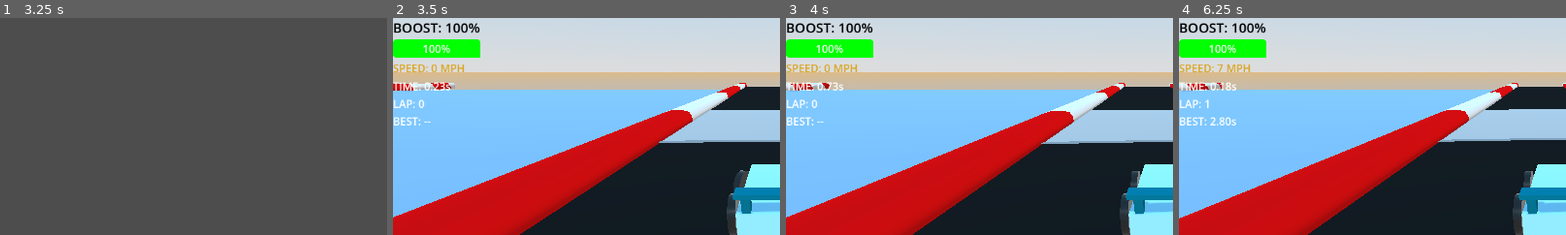
Above: before the commit, frames 1-4 (left to right).
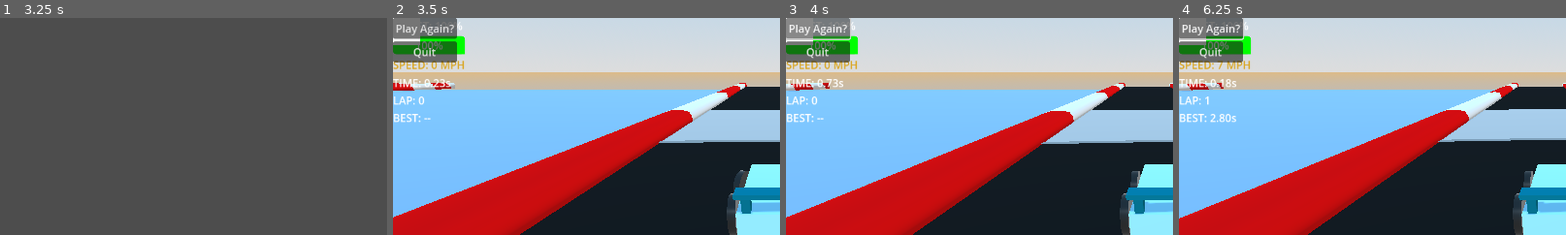
Above: after the commit, the same moments.

Repository: SirWadles/Super-Racer
Game: Godot game, scene res://scenes/main_menu.tscn
Two runs of this game, one before a commit and one after it. Both use one fixed random seed, a clock stepped at 60 frames per second and the inputs below. Sound files missing from this copy of the repository are replaced by a short silence.
Inputs (mouse positions are % of the whole screen's width and height, from its top left):
- Up to frame 1 (3.25 s): click "Start" at 0.5 s; click "Back" at 1.25 s; click "Start" at 2 s; tap Enter at 2.75 s; move the mouse to (72, 45) at 2.77 s; hold D (steer_right) from 2.78 s (still down); hold 1 (ui_1) from 2.78 s (still down); tap 4 (ui_4) at 3.05 s
- Up to frame 2 (3.5 s): keep holding D (steer_right); keep holding 1 (ui_1)
- Up to frame 3 (4 s): release D (steer_right) at 3.5 s; release 1 (ui_1) at 3.5 s; click (4, 2) at 3.5 s, where only the run after the commit has a clickable "Play Again?"
- Up to frame 4 (6.25 s): click (4, 2) at 4.25 s, where only the run after the commit has a clickable "Play Again?"; click (4, 2) at 5 s, where only the run after the commit has a clickable "Play Again?"; tap Space at 5.75 s; move the mouse to (30, 55) at 5.77 s; hold S (brake) from 5.78 s (still down); tap 4 (ui_4) at 5.85 s; tap 1 (ui_1) at 6.05 s
The pictures show only the part of the screen within x 0-50%, y 0-50%; the shares and areas given below are measured in that part.

Frame 1 is identical in both runs. In frame 2, 5.0% of the frame differs, in the area x 0-23%, y 0-50%; in frame 3, 4.9%; in frame 4, 5.1%.
Error after the commit: Invalid assignment of property or key 'visible' with value of type 'bool' on a base object of type 'null instance'. (res://scripts/game_ui.gd:23)

Commit message:
End Menu (WIP)
Currently adding a way to play again after finishing as well as adding text saying you finished as some have mentioned I should do that.

Diff:
--- a/scenes/game_ui.tscn
+++ b/scenes/game_ui.tscn
@@ -26,3 +26,46 @@
 [node name="TimerLabel" type="Label" parent="MarginContainer/VBoxContainer"]
 layout_mode = 2
 text = "TIMER"
+
+[node name="CompletionMessage" type="Label" parent="."]
+anchors_preset = 8
+anchor_left = 0.5
+anchor_top = 0.5
+anchor_right = 0.5
+anchor_bottom = 0.5
+offset_left = -20.0
+offset_top = -11.5
+offset_right = 20.0
+offset_bottom = 11.5
+grow_horizontal = 2
+grow_vertical = 2
+
+[node name="NewBestLabel" type="Label" parent="."]
+anchors_preset = 8
+anchor_left = 0.5
+anchor_top = 0.5
+anchor_right = 0.5
+anchor_bottom = 0.5
+offset_left = -20.0
+offset_top = 11.545
+offset_right = 20.0
+offset_bottom = 34.545
+grow_horizontal = 2
+grow_vertical = 2
+
+[node name="CompletionMenu" type="ColorRect" parent="."]
+offset_right = 40.0
+offset_bottom = 40.0
+
+[node name="VBoxContainer" type="VBoxContainer" parent="CompletionMenu"]
+layout_mode = 0
+offset_right = 40.0
+offset_bottom = 40.0
+
+[node name="PlayAgainButton" type="Button" parent="CompletionMenu/VBoxContainer"]
+layout_mode = 2
+text = "Play Again?"
+
+[node name="QuitButton" type="Button" parent="CompletionMenu/VBoxContainer"]
+layout_mode = 2
+text = "Quit"
--- a/scenes/main_menu.tscn
+++ b/scenes/main_menu.tscn
@@ -1,7 +1,7 @@
 [gd_scene load_steps=10 format=3 uid="uid://6dl0hdr7ldv6"]
 
 [ext_resource type="Script" uid="uid://dfi1enuvp4pji" path="res://scripts/main_menu.gd" id="1_l6cm7"]
-[ext_resource type="Texture2D" uid="uid://j0kdbgiu0cqf" path="res://misc/temp_background.png" id="2_8ln24"]
+[ext_resource type="Texture2D" uid="uid://j0kdbgiu0cqf" path="res://misc/temp_background.PNG" id="2_8ln24"]
 [ext_resource type="AudioStream" uid="uid://dmy3d1uuggsew" path="res://sound/diamond_touch_01.wav" id="2_bqqt6"]
 [ext_resource type="AudioStream" uid="uid://c6rc70nskjep5" path="res://sound/machine love arr. orchestra, op. 17 no. 3 - estreller.mp3" id="2_wu84c"]
 [ext_resource type="AudioStream" uid="uid://vic2a1y24ax2" path="res://sound/diamond_return_01.wav" id="3_wu84c"]
--- a/scripts/car.gd
+++ b/scripts/car.gd
@@ -452,6 +452,11 @@
 	if game_ui:
 		game_ui.complete_lap()
 		print("Lap complete!")
+		var current_lap_time = game_ui.get_current_lap_time()
+		var best_lap_time = game_ui.get_best_lap_time()
+		if best_lap_time == 0.0 or current_lap_time < best_lap_time:
+			game_ui.show_new_best_time()
+		game_ui.show_completion_menu()
 	checkpoints_hit.clear()
 	current_lap_checkpoints = 0
 
--- a/scripts/game_ui.gd
+++ b/scripts/game_ui.gd
@@ -4,6 +4,12 @@
 @onready var boost_label = $MarginContainer/VBoxContainer/BoostLabel
 @onready var speed_label = $MarginContainer/VBoxContainer/SpeedLabel
 @onready var timer_label = $MarginContainer/VBoxContainer/TimerLabel
+
+@onready var completion_message = $CompletionLabel
+@onready var completion_menu = $CompletionLabel
+@onready var new_best_label = $NewBestLabel
+@onready var play_again_button = $CompletionMenu/VBoxContainer/PlayAgainButton
+@onready var quit_button = $CompletionMenu/VBoxContainer/QuitButton
 
 var current_time = 0.0
 var is_timer_running = false
@@ -14,6 +20,12 @@
 const SAVE_PATH = "user://best_lap.txt"
 
 func _ready():
+	completion_message.visible = false
+	completion_menu.visible = false
+	new_best_label.visible = false
+	play_again_button.pressed.connect(_on_play_again_pressed)
+	quit_button.pressed.connect(_on_quit_pressed)
+
 	boost_bar.min_value = 0.0
 	boost_bar.max_value = 100.0
 	boost_bar.value = 0.0
@@ -130,3 +142,29 @@
 	save_best_lap()
 	print("Best lap time reset.")
 	update_timer_display()
+	new_best_label.visible = false
+
+func show_completion_menu():
+	completion_message.text = "Lap Completed!"
+	completion_message.visible = true
+	var timer = Timer.new()
+	timer.wait_time = 2.0
+	timer.one_shot = true
+	timer.timeout.connect(_show_menu_after_delay)
+	add_child(timer)
+	timer.start()
+
+func _show_menu_after_delay():
+	completion_menu.visible = true
+	get_tree().paused = true
+
+func show_new_best_time(time: float):
+	new_best_label.text = "New Best Time!" + format_time(time)
+	new_best_label.visible = true
+
+func _on_play_again_pressed():
+	get_tree().paused = true
+	get_tree().reload_current_scene()
+
+func _on_quit_pressed():
+	get_tree().quit()
Not shown, changed: assets/car_1.PNG.import
Not shown, changed: assets/car_teaser.PNG.import
Not shown, changed: misc/temp_background.PNG.import
